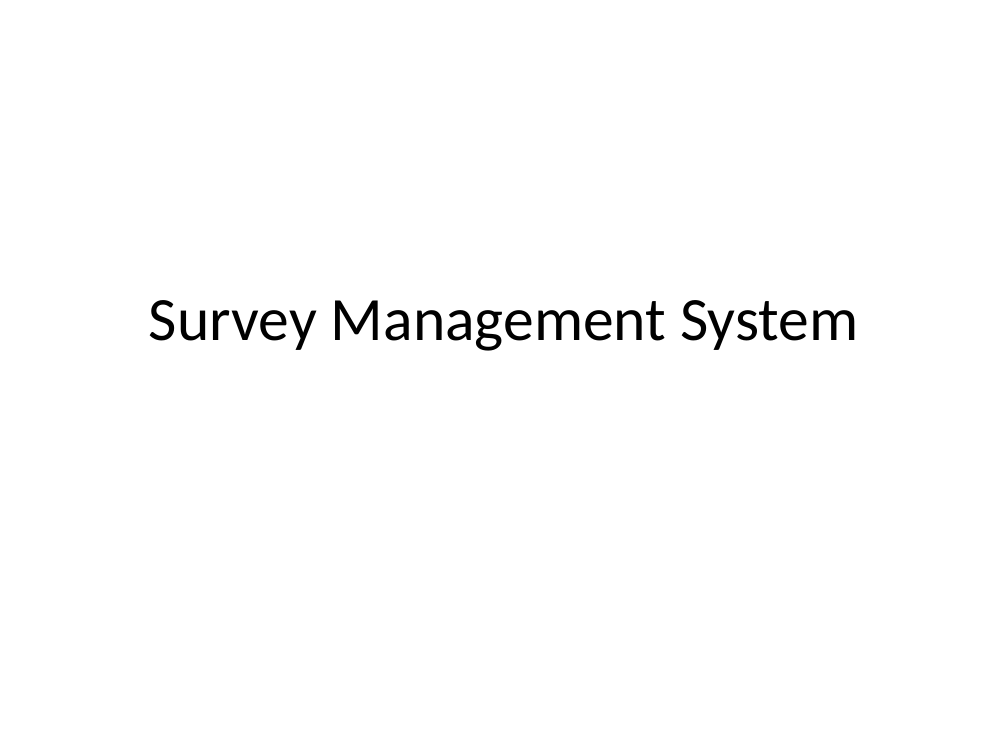
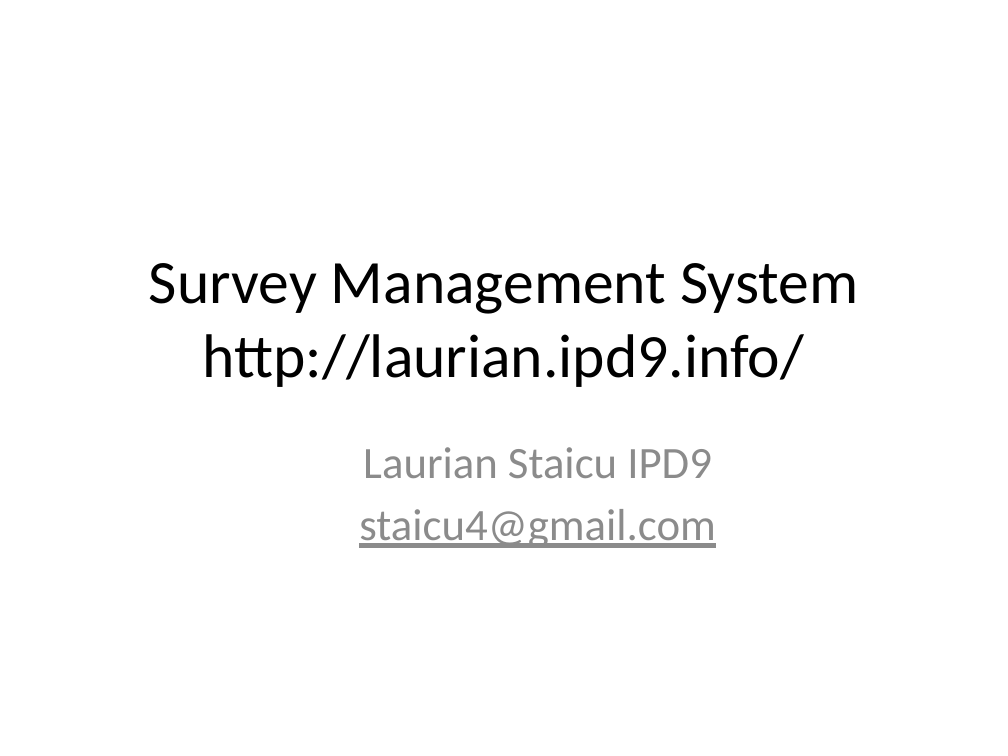
Before and after one commit to staicu/ipd9-php-project, a slide deck: slide 1 of documents/Presentation.pptx. Drawn at 1008x756 pixels with LibreOffice and Linux fonts; fonts in the diff are those of the drawing. Boxes give left, top, right and bottom in pixels: in the first picture for what was removed or moved away, otherwise in the second. Text is boxed around its words. In the diff, an @@ line names an element or a change of style, - is before the commit and + after.

Commit message:
presentation is done

```diff
--- a/documents/Presentation.pptx
+++ b/documents/Presentation.pptx
@@ title at [149, 263, 858, 387]: text changed @@
-Survey Management System
+Survey Management System
+http://laurian.ipd9.info/
@@ subtitle added at [359, 447, 716, 548], 32 pt, text #8C8C8C @@
+Laurian Staicu IPD9
+staicu4@gmail.com
```
Also in this commit, not shown: 16 slides added, 13 slides removed, 5 other files.
